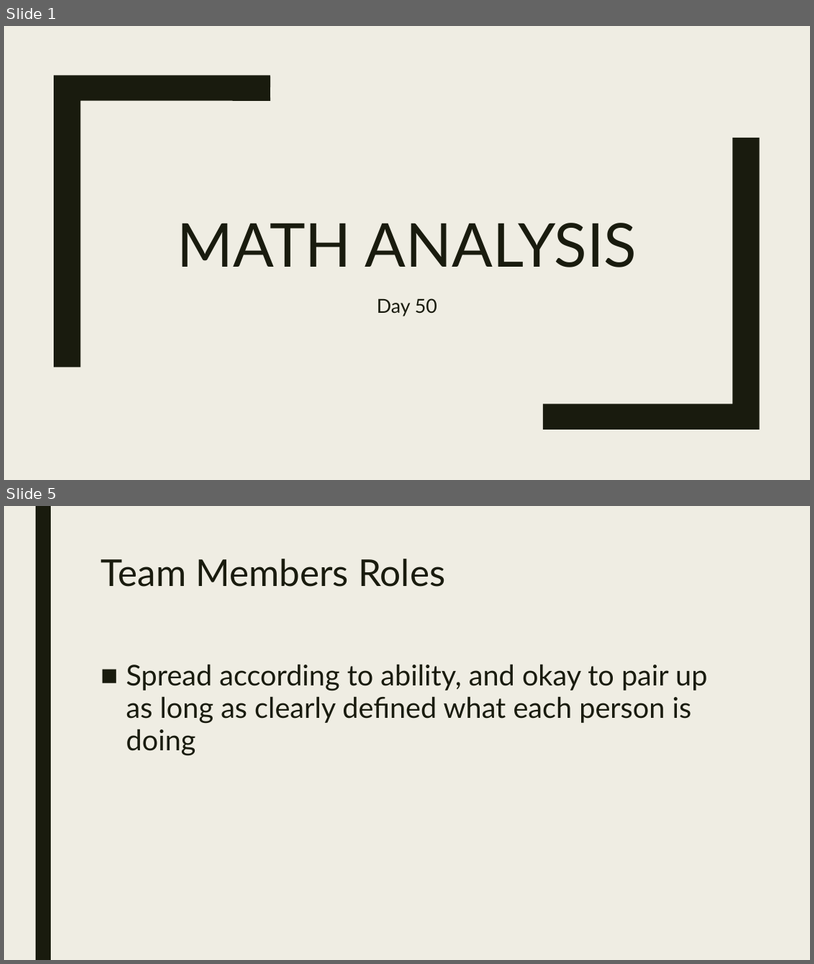
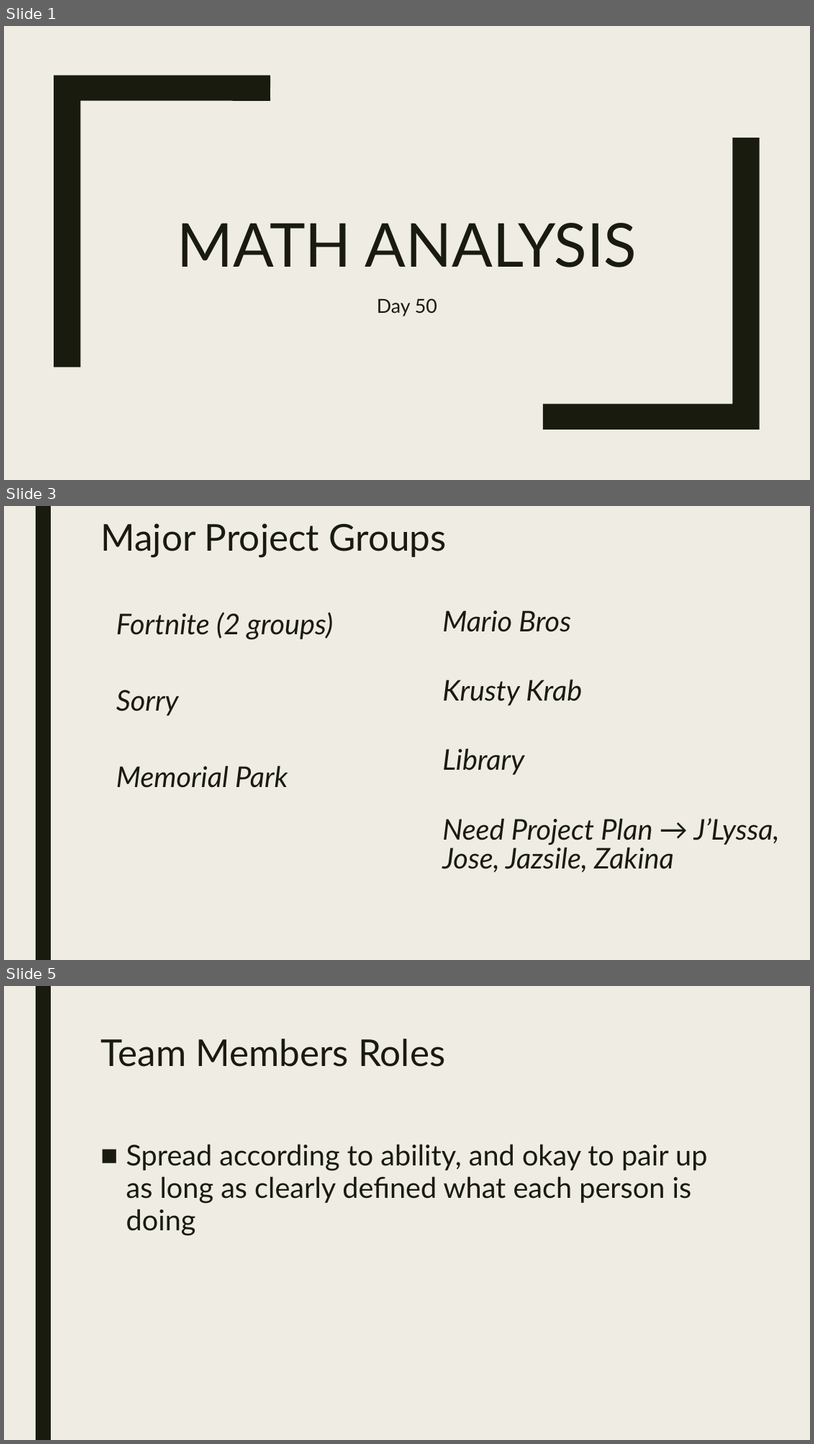
Before and after one commit to codecuddy/math_analysis, a slide deck: 2nd Semester/MathAnalysis_Day_050 Focus on Project Goals.pptx. Shown one above the other, each under a label of ours: slides 1 and 5 before the commit, slides 1, 3 and 5 after it; the slides between them are not shown. The pictures are 814x964 and 814x1444 pixels, drawn with LibreOffice and Linux fonts; fonts in the diff are those of the drawing. Boxes give left, top, right and bottom in pixels: in the first picture for what was removed or moved away, otherwise in the second. Text is boxed around its words. In the diff, an @@ line names an element or a change of style, - is before the commit and + after.

Commit message:
final project plus extra content

```diff
--- a/2nd Semester/MathAnalysis_Day_050 Focus on Project Goals.pptx
+++ b/2nd Semester/MathAnalysis_Day_050 Focus on Project Goals.pptx
@@ slide 3 added at (4,506,810,960), background #EFEDE3; not listed: 1 template element that a slide beside it also shows @@
@@ title added at (100,523,446,557), 44 pt, text #191B0E @@
+Major Project Groups
@@ text added at (116,612,334,788), 34 pt, text #191B0E, italic @@
+  Fortnite (2 groups)
+  Sorry
+  Memorial Park
@@ text added at (442,610,780,872), 34 pt, text #191B0E, italic @@
+  Mario Bros
+  Krusty Krab
+  Library
+  Need Project Plan → J’Lyssa, Jose, Jazsile, Zakina
```
Also in this commit, not shown: 5 slides changed, 1 other slide added, 2 slides removed, 38 other files.
